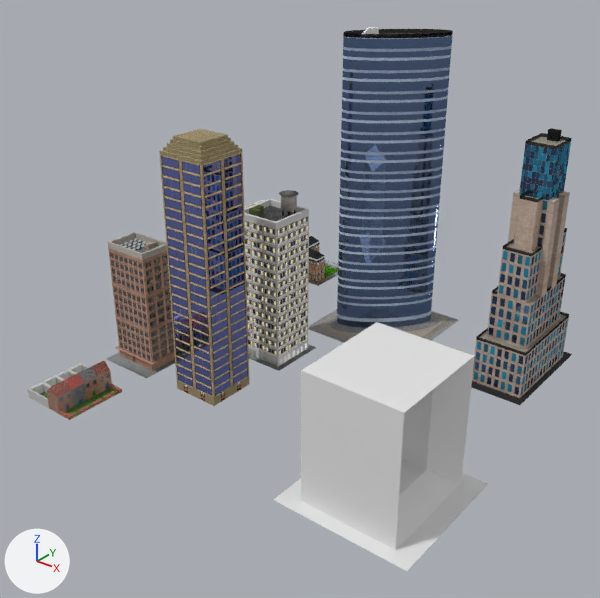
A saved change to the Blender file models/buildings.blend.
The view is the same before and after, from a 50 mm lens placed at (13.1, -18.8, 13.9), pointed at (-0.8, -1.4, 3.1). Every picture has the same lights, and +X, +Y and +Z are marked at lower left.

Objects in the first picture: 'building1', 'building3', 'building5', 'building6', 'building7', 'building8', 'building9', 'house1'.
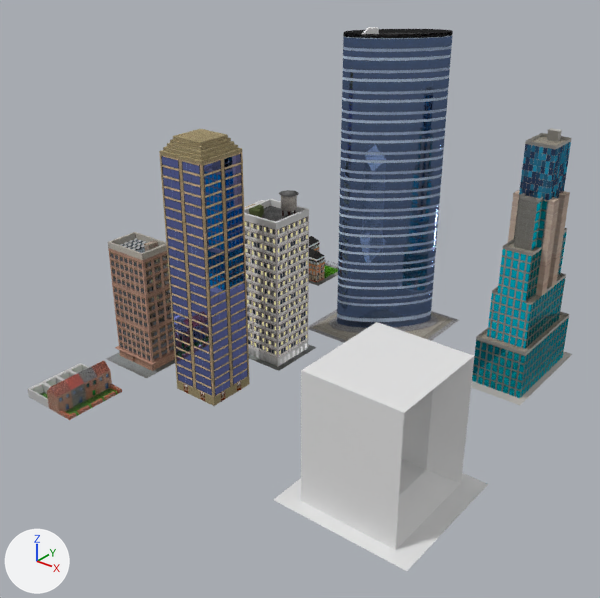
The change, as a diff of the scene's bpy script:
```diff
--- a/models/buildings.blend.py
+++ b/models/buildings.blend.py
@@ img_1078976_549694178423538_2062507051_o_jpg @@
+img_1078976_549694178423538_2062507051_o_jpg = load_image('1078976_549694178423538_2062507051_o.jpg', '../textures/Building/Building7/1078976_549694178423538_2062507051_o.jpg', 2000, 1290, 'sRGB')
@@ img_normalmap_png_001 @@
+img_normalmap_png_001 = load_image('NormalMap.png.001', '../textures/Building/Building9/NormalMap.png', 700, 700, 'sRGB')
@@ img_1077305_549697341756555_989837215_o_jpg @@
+img_1077305_549697341756555_989837215_o_jpg = load_image('1077305_549697341756555_989837215_o.jpg', '../textures/Building/Building7/1077305_549697341756555_989837215_o.jpg', 2000, 1290, 'sRGB')
@@ img_sp_jpg @@
+img_sp_jpg = load_image('sp.jpg', '../textures/Building/Building7/sp.jpg', 2000, 1290, 'sRGB')
@@ mat_b7_windows @@
 mat_b7_windows = bpy.data.materials.new('b7_windows')
-# nodes: BsdfDiffuse, BsdfGlass, Mapping, Math, MixShader, OutputMaterial, RGBToBW, TexBrick x2, TexCoord, TexImage x2
-# colours: dark grey #535353, cyan #00bfe7, dark blue #40577c
-# uses the picture img_brick1_png_001
-# uses the picture img_brick2_png_001
+# nodes: BsdfAnisotropic, BsdfDiffuse, Displacement, Math x2, Mix x4, MixShader, NormalMap, OutputMaterial, RGBToBW x2, TexBrick, TexImage x6, UVMap
+# colours: white #ffffff, cyan #00cbe7, cyan #00daf3
+# uses the picture img_1077305_549697341756555_989837215_o_jpg
+# uses the picture img_1078976_549694178423538_2062507051_o_jpg
+# uses the picture img_normalmap_png_001
+# uses the picture img_sp_jpg
@@ mat_wall @@
+mat_wall = bpy.data.materials.new('wall')
+# uses the picture img_1077305_549697341756555_989837215_o_jpg
+# uses the picture img_1078976_549694178423538_2062507051_o_jpg
+# uses the picture img_normalmap_png_001
+# uses the picture img_sp_jpg
@@ me_plane_002 @@
 # used by ob_building7; location = (4.0, 3.0, 0.0)
-me_plane_002.from_pydata(...)  # 437 vertices, 295 faces; spans x -1.0..1.0, y -1.0..3.0, z 0.0..7.8
+me_plane_002.from_pydata(...)  # 403 vertices, 295 faces; spans x -1.0..1.0, y -1.0..3.0, z 0.0..7.8
+# me_plane_002 part 1
+# 34 vertices are removed from x -0.82..0.82, y -0.64..2.64, z 0.12..1.38
+# 7 faces are deleted
+# 7 new faces join them, mat_b7_windows
+# me_plane_002 part 2: 29 kept faces spanning x -0.82..0.64, y -0.27..2.27, z 0.46..6.0 get new texture (UV) coordinates
+# me_plane_002 part 3: 4 faces spanning x -0.27..0.27, y 0.09..1.91, z 4.5..6.0 switch from mat_b7_wall to mat_b7_windows
+# me_plane_002 part 4: 6 faces spanning x -0.27..0.27, y 0.09..1.91, z 4.5..6.0 switch from mat_b7_wall to mat_wall
 me_plane_002.materials.append(mat_b7_decor)
```

Location of each change, [x1, y1, x2, y2] in pixels of the pictures (600 x 598 px; the box of a moved part takes in the faces that stretch with it):
'building7', surface changed
    both: [471, 128, 572, 405]
part 1 of me_plane_002, moved or reshaped
    both: [472, 317, 569, 398]
part 2 of me_plane_002, surface changed
    both: [487, 194, 567, 349]
part 3 of me_plane_002, recoloured (brown to cyan)
    both: [531, 199, 543, 251]
part 4 of me_plane_002, recoloured (brown to grey)
    both: [514, 199, 537, 251]
